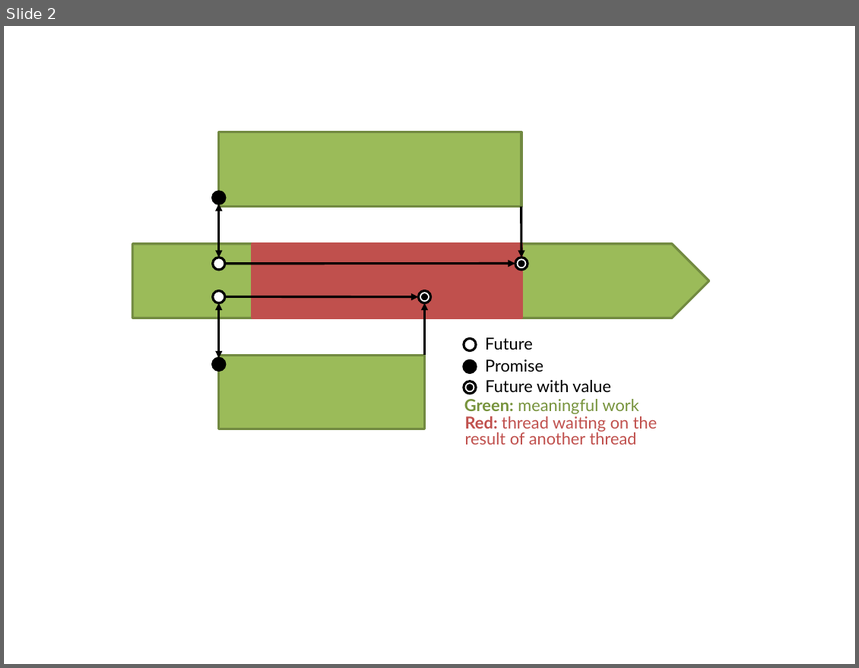
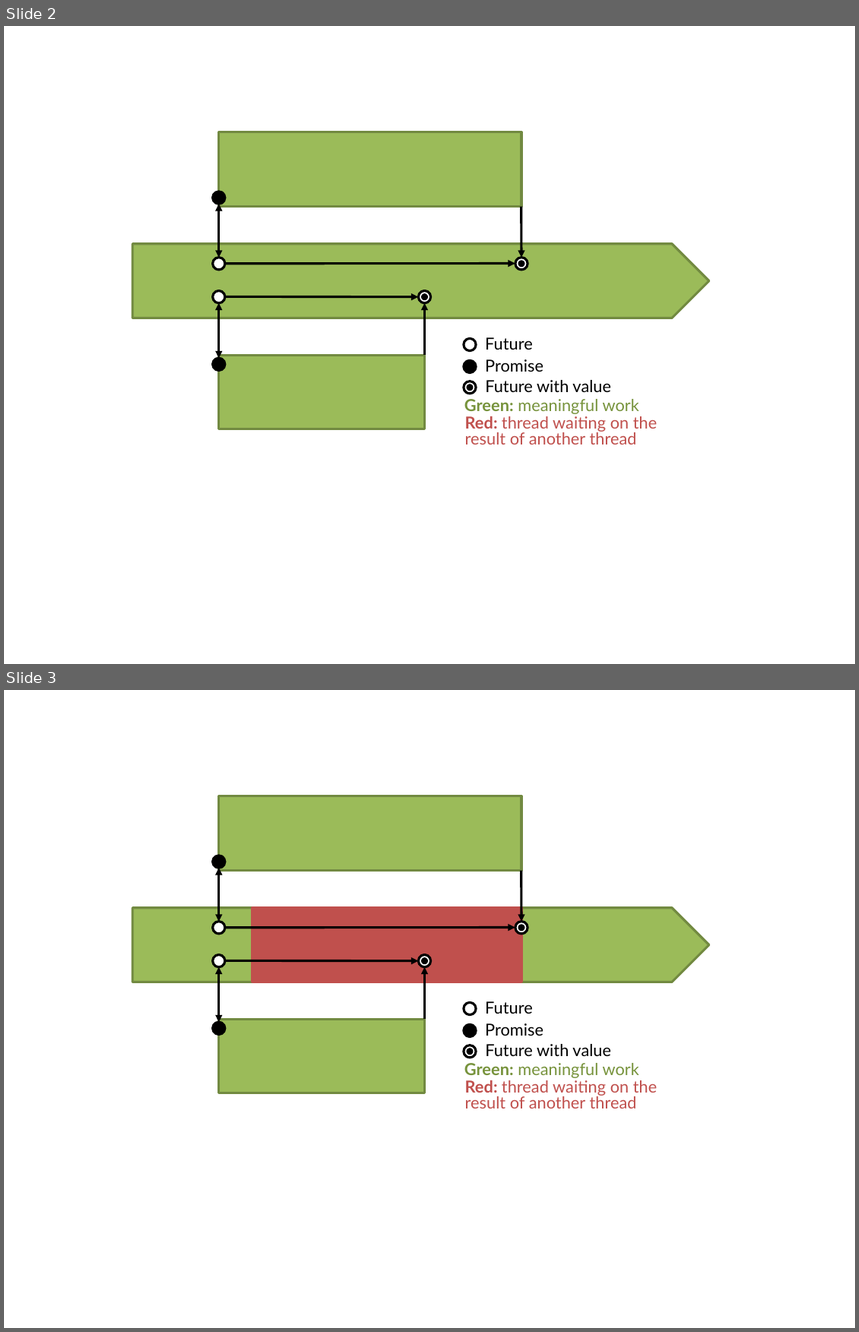
Before and after one commit to heathermiller/dissertation, a slide deck: images/futures-flowpools-diagrams.pptx. Shown one above the other, each under a label of ours: slide 2 before the commit, slides 2 and 3 after it. The pictures are 859x668 and 859x1332 pixels, drawn with LibreOffice and Linux fonts; fonts in the diff are those of the drawing. Boxes give left, top, right and bottom in pixels: in the first picture for what was removed or moved away, otherwise in the second. Text is boxed around its words. In the diff, an @@ line names an element or a change of style, - is before the commit and + after.

```diff
--- a/images/futures-flowpools-diagrams.pptx
+++ b/images/futures-flowpools-diagrams.pptx
@@ slide 2 added at (4, 26, 855, 664), background #FFFFFF @@
@@ rectangle added at (218, 132, 522, 206), fill #9BBB59, outline #738A42 2 pt @@
@@ ellipse added at (212, 192, 225, 205), fill #000000, outline #000000 2 pt @@
@@ double arrow added from (218, 204) to (218, 258), #000000 2 pt @@
@@ arrow added from (522, 206) to (522, 258), #000000 2 pt @@
@@ pentagon arrow added at (132, 244, 709, 318), fill #9BBB59, outline #738A42 2 pt @@
@@ ellipse added at (212, 258, 225, 270), fill #FFFFFF, outline #000000 2 pt @@
@@ arrow added from (225, 263) to (515, 263), #000000 2 pt @@
@@ ellipse added at (515, 258, 528, 270), fill #FFFFFF, outline #000000 2 pt @@
@@ ellipse added at (518, 260, 525, 267), fill #000000 @@
@@ ellipse added at (212, 290, 225, 303), fill #FFFFFF, outline #000000 2 pt @@
@@ arrow added from (225, 297) to (418, 297), #000000 2 pt @@
@@ ellipse added at (418, 290, 431, 303), fill #FFFFFF, outline #000000 2 pt @@
@@ ellipse added at (421, 294, 428, 300), fill #000000 @@
@@ double arrow added from (218, 303) to (218, 358), #000000 2 pt @@
@@ arrow added from (424, 355) to (424, 303), #000000 2 pt @@
@@ ellipse added at (464, 338, 477, 351), fill #FFFFFF, outline #000000 2 pt @@
@@ text added at (485, 338, 533, 350), 14 pt, text #000000 @@
+Future
@@ ellipse added at (212, 358, 225, 371), fill #000000, outline #000000 2 pt @@
@@ rectangle added at (218, 355, 424, 430), fill #9BBB59, outline #738A42 2 pt @@
@@ ellipse added at (464, 360, 477, 373), fill #000000, outline #000000 2 pt @@
@@ text added at (485, 360, 544, 372), 14 pt, text #000000 @@
+Promise
@@ ellipse added at (464, 382, 477, 395), fill #FFFFFF, outline #000000 2 pt @@
@@ ellipse added at (466, 385, 473, 391), fill #000000 @@
@@ text added at (485, 380, 611, 392), 14 pt, text #000000 @@
+Future with value
@@ text added at (465, 399, 639, 414), 14 pt, text #77933C @@
+Green: meaningful work
@@ text added at (465, 417, 657, 445), 14 pt, text #C0504D @@
+Red: thread waiting on the result of another thread
@@ what was slide 2 is now slide 3 @@
```
Also in this commit, not shown: 2 other slides added, 4 other files.
